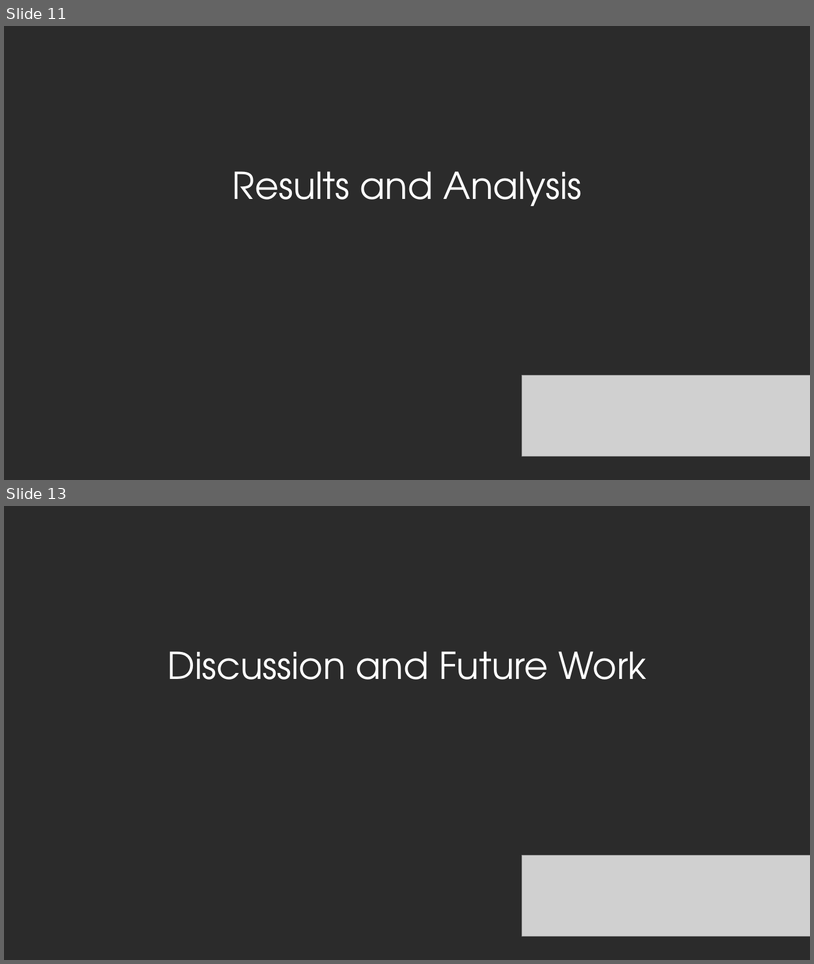
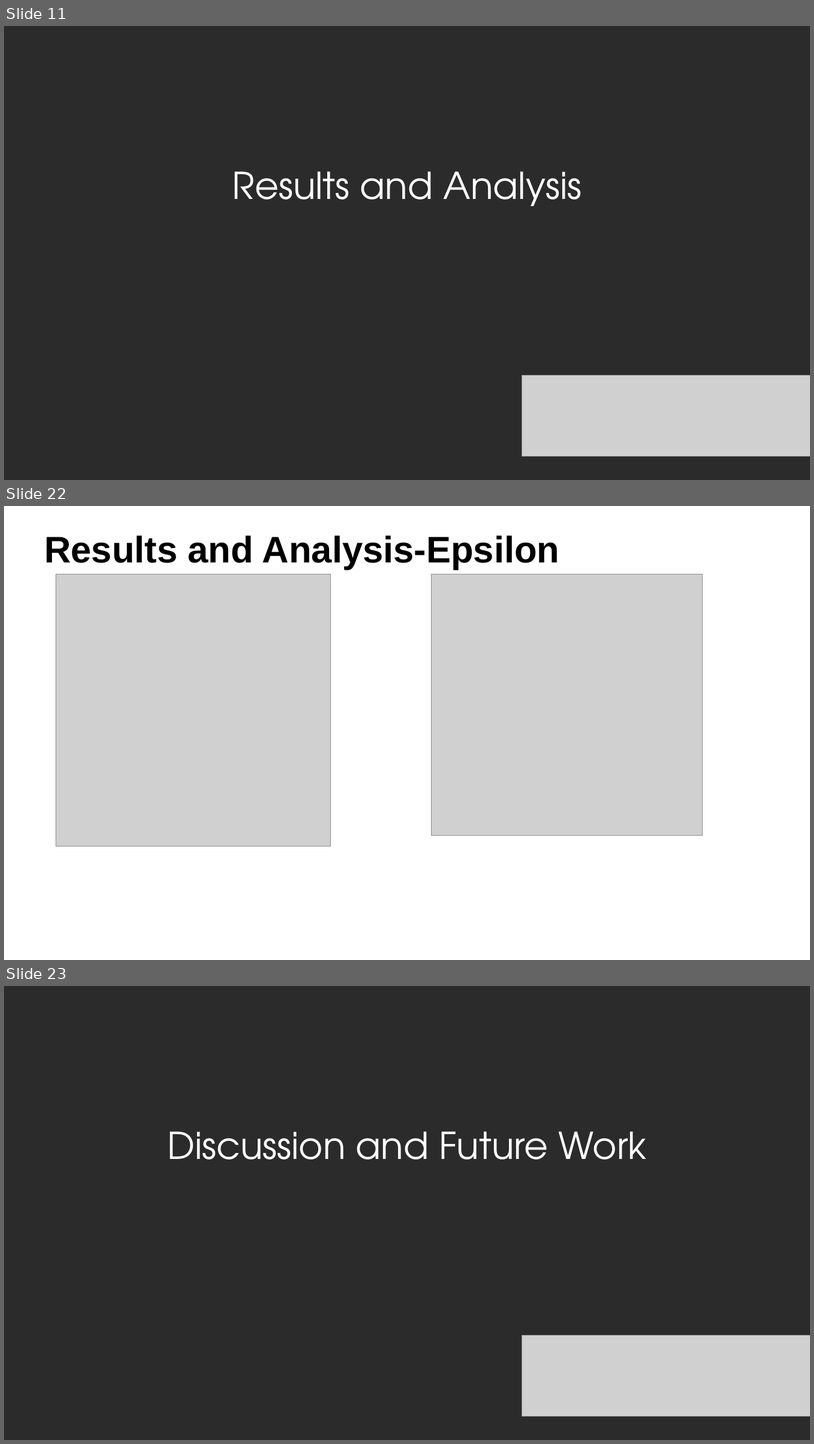
Before and after one commit to imarquez7891/MLSpring2018, a slide deck: MLPresentaion.pptx. Shown one above the other, each under a label of ours: slides 11 and 13 before the commit, slides 11, 22 and 23 after it; the slides between them are not shown. The pictures are 814x964 and 814x1444 pixels, drawn with LibreOffice and Linux fonts; fonts in the diff are those of the drawing; grey boxes stand for pictures; background and template pictures are left out; a plain dark background stands for a picture behind light text. Boxes give left, top, right and bottom in pixels: in the first picture for what was removed or moved away, otherwise in the second. Text is boxed around its words. In the diff, an @@ line names an element or a change of style, - is before the commit and + after.

```diff
--- a/MLPresentaion.pptx
+++ b/MLPresentaion.pptx
@@ slide 22 added at (4, 506, 810, 960), background picture (left out) @@
@@ text added at (44, 535, 560, 570), 88 pt, text #000000, bold @@
+Results and Analysis-Epsilon
@@ picture added at (56, 574, 330, 846) @@
@@ picture added at (432, 574, 702, 835) @@
@@ what was slide 13 is now slide 23 @@
```
Also in this commit, not shown: 1 slide changed, 9 other slides added.
